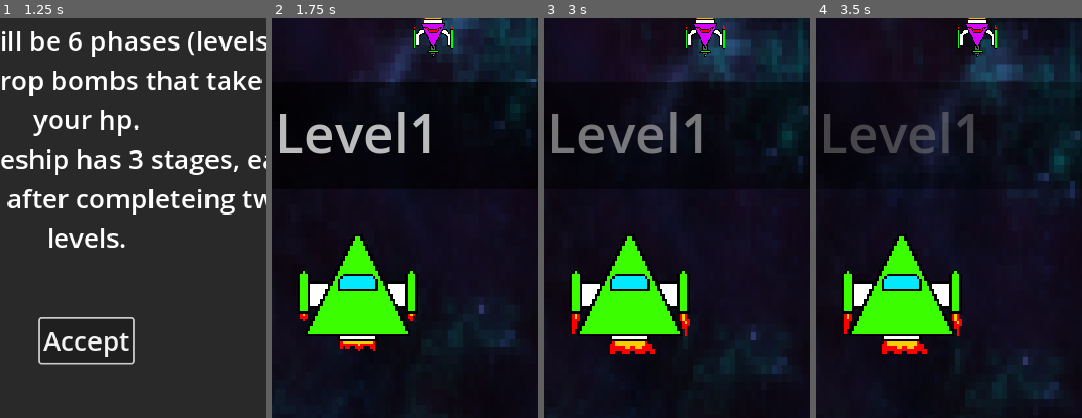
Above: before the commit, frames 1-4 (left to right).
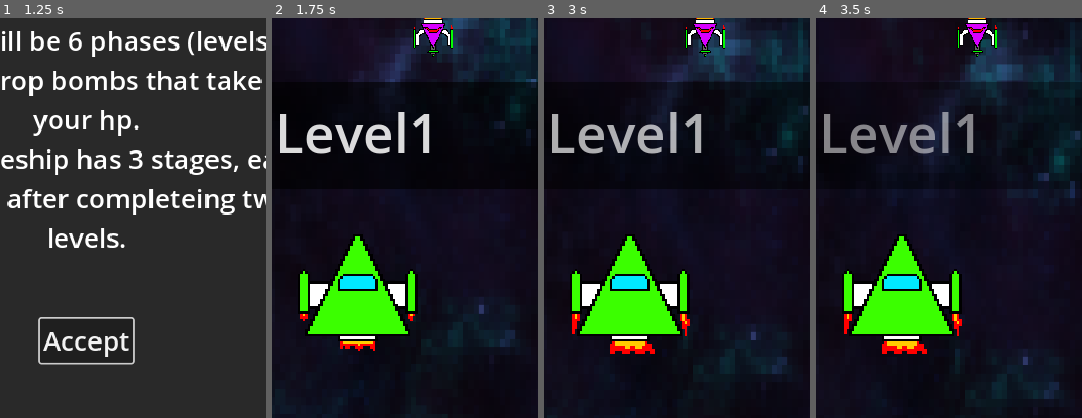
Above: after the commit, the same moments.

Repository: Bartek0x00/Morphing-Mayhem
Game: Godot game, scene res://Scenes/Start_menu.tscn
The game is run twice, just before and just after one commit, with the same random seed, the same clock (stepped at 60 frames per second) and the same inputs. Sound files missing from this copy of the repository are replaced by a short silence.
Inputs:
- Up to frame 1 (1.25 s): click "Play" at 0.5 s
- Up to frame 2 (1.75 s): click "Accept" at 1.25 s
- Up to frame 3 (3 s): click "=" at 2 s; click "Resume" at 2.75 s
- Up to frame 4 (3.5 s): no input
The pictures show only the part of the screen within x 34-84%, y 42-92%; the shares and areas given below are measured in that part.

Frame 1 is identical in both runs. In frame 2, 1.7% of the frame differs, in the area x 3-60%, y 23-34%; in frame 3, 1.9%; in frame 4, 1.9%.

Commit message:
release

Diff:
--- a/Scenes/Defeat.tscn
+++ b/Scenes/Defeat.tscn
@@ -1,6 +1,7 @@
-[gd_scene load_steps=2 format=3 uid="uid://kh2hrgeu47e7"]
+[gd_scene load_steps=3 format=3 uid="uid://kh2hrgeu47e7"]
 
 [ext_resource type="Script" path="res://Scripts/Defeat.gd" id="1_k0d1j"]
+[ext_resource type="AudioStream" uid="uid://sy6fvc05kpnv" path="res://Sounds/Defeat.mp3" id="2_duhmf"]
 
 [node name="Defeat" type="Control"]
 layout_mode = 3
@@ -72,5 +73,10 @@
 theme_override_font_sizes/font_size = 32
 text = "Exit"
 
+[node name="AudioStreamPlayer" type="AudioStreamPlayer" parent="."]
+stream = ExtResource("2_duhmf")
+volume_db = -20.0
+autoplay = true
+
 [connection signal="pressed" from="Try_again" to="." method="_on_try_again_pressed"]
 [connection signal="pressed" from="Exit" to="." method="_on_exit_pressed"]
--- a/Scenes/Enemy4.tscn
+++ b/Scenes/Enemy4.tscn
@@ -6,9 +6,9 @@
 [ext_resource type="Texture2D" uid="uid://ft8occeki6yv" path="res://Enemy/Enemy4/BOSS-3.png" id="4_ymx7s"]
 [ext_resource type="Texture2D" uid="uid://b23bnukr7guei" path="res://Enemy/Enemy4/BOSS-2.png" id="5_rwr4o"]
 
-[sub_resource type="Curve2D" id="Curve2D_8o6o7"]
+[sub_resource type="Curve2D" id="Curve2D_e5a83"]
 _data = {
-"points": PackedVector2Array(0, 0, 0, 0, 213, 13, 0, 0, 0, 0, 170, -102, 0, 0, 0, 0, 51, -47, 0, 0, 0, 0, 68, -155, 0, 0, 0, 0, 68, 85, 0, 0, 0, 0, -66, -5, 0, 0, 0, 0, -46, -118, 0, 0, 0, 0, 155, 35, 0, 0, 0, 0, -4, 4, 0, 0, 0, 0, 213, 13)
+"points": PackedVector2Array(0, 0, 0, 0, 204, 2, 0, 0, 0, 0, 258, 68, 0, 0, 0, 0, 201, 189, 0, 0, 0, 0, -153, -21, 0, 0, 0, 0, 186, -116, 0, 0, 0, 0, -82, -107, 0, 0, 0, 0, -154, 35, 0, 0, 0, 0, -5, 172, 0, 0, 0, 0, 2, -171, 0, 0, 0, 0, 204, 1)
 }
 point_count = 10
 
@@ -42,20 +42,19 @@
 metadata/_edit_group_ = true
 
 [node name="Path2D" type="Path2D" parent="."]
-curve = SubResource("Curve2D_8o6o7")
+curve = SubResource("Curve2D_e5a83")
 
 [node name="PathFollow2D" type="PathFollow2D" parent="Path2D"]
-position = Vector2(213, 13)
+position = Vector2(204, 2)
 rotates = false
 
 [node name="Enemy" type="Area2D" parent="Path2D/PathFollow2D" groups=["Enemy"]]
 script = ExtResource("2_gcqqh")
-speed = 100
+speed = 300
 stage = 4
-cooldown = 2
-max_health = 6
+cooldown = 1.5
+max_health = 12
 max_stage = 4
-bullet_scale = Vector2(2, 2)
 metadata/_edit_group_ = true
 
 [node name="Sprite" type="AnimatedSprite2D" parent="Path2D/PathFollow2D/Enemy"]
@@ -66,7 +65,7 @@
 scale = Vector2(6, 5)
 shape = SubResource("RectangleShape2D_bwwm4")
 
-[node name="Marker2D" type="Marker2D" parent="Path2D/PathFollow2D/Enemy"]
+[node name="Marker" type="Marker2D" parent="Path2D/PathFollow2D/Enemy"]
 position = Vector2(0, 96)
 
 [node name="Health_bar" type="ProgressBar" parent="Path2D/PathFollow2D/Enemy"]
--- a/Scenes/Level3.tscn
+++ b/Scenes/Level3.tscn
@@ -7,7 +7,7 @@
 script = ExtResource("1_03aut")
 
 [node name="Enemy11" parent="." instance=ExtResource("2_0wtgm")]
-position = Vector2(150, 118)
+position = Vector2(178, 138)
 max_stage = 2
 
 [node name="Enemy12" parent="." instance=ExtResource("2_0wtgm")]
--- a/Scenes/Main.tscn
+++ b/Scenes/Main.tscn
@@ -1,8 +1,14 @@
-[gd_scene load_steps=19 format=3 uid="uid://dbe1jjydkwcnr"]
+[gd_scene load_steps=20 format=3 uid="uid://dbe1jjydkwcnr"]
 
 [ext_resource type="PackedScene" uid="uid://boivmjacg4rp" path="res://Scenes/Player.tscn" id="1_anm8u"]
 [ext_resource type="Script" path="res://Scripts/Main.gd" id="1_tanya"]
+[ext_resource type="Texture2D" uid="uid://bl0yfbdru66u6" path="res://Textures/left_button.png" id="3_20grm"]
 [ext_resource type="Texture2D" uid="uid://c0svkallyqc04" path="res://Backgrounds/Background1.png" id="3_ldqjw"]
+[ext_resource type="Texture2D" uid="uid://fy7xjhx0cd6q" path="res://Textures/right_button.png" id="4_81vny"]
+[ext_resource type="Texture2D" uid="uid://b8i8b0v5l0jnm" path="res://Textures/down_button.png" id="5_6ajoi"]
+[ext_resource type="Texture2D" uid="uid://ijv6bt5jnr27" path="res://Textures/space_button.png" id="6_pwu2m"]
+[ext_resource type="Texture2D" uid="uid://v3oarqikm3fx" path="res://Textures/up_button.png" id="7_rrvko"]
+[ext_resource type="AudioStream" uid="uid://bwnkd5qtslk4y" path="res://Sounds/Idle.mp3" id="9_q0ga8"]
 
 [sub_resource type="SegmentShape2D" id="SegmentShape2D_rcp0f"]
 
@@ -14,37 +20,17 @@
 
 [sub_resource type="RectangleShape2D" id="RectangleShape2D_bcbsv"]
 
-[sub_resource type="NoiseTexture2D" id="NoiseTexture2D_p4piy"]
-width = 96
-height = 48
-
 [sub_resource type="RectangleShape2D" id="RectangleShape2D_6hs3e"]
-size = Vector2(96, 48)
-
-[sub_resource type="NoiseTexture2D" id="NoiseTexture2D_ra54m"]
-width = 96
-height = 48
+size = Vector2(96, 96)
 
 [sub_resource type="RectangleShape2D" id="RectangleShape2D_j46g1"]
-size = Vector2(96, 48)
-
-[sub_resource type="NoiseTexture2D" id="NoiseTexture2D_87d1j"]
-width = 96
-height = 48
+size = Vector2(96, 96)
 
 [sub_resource type="RectangleShape2D" id="RectangleShape2D_8prum"]
 size = Vector2(96, 48)
 
-[sub_resource type="NoiseTexture2D" id="NoiseTexture2D_521ti"]
-width = 314
-height = 96
-
 [sub_resource type="RectangleShape2D" id="RectangleShape2D_773sf"]
-size = Vector2(314, 96)
-
-[sub_resource type="NoiseTexture2D" id="NoiseTexture2D_v4re1"]
-width = 96
-height = 48
+size = Vector2(336, 96)
 
 [sub_resource type="RectangleShape2D" id="RectangleShape2D_wx5gr"]
 size = Vector2(96, 48)
@@ -120,8 +106,7 @@
 [node name="Left" type="TouchScreenButton" parent="."]
 z_index = 1
 position = Vector2(0, 860)
-scale = Vector2(1, 2.08333)
-texture_normal = SubResource("NoiseTexture2D_p4piy")
+texture_normal = ExtResource("3_20grm")
 shape = SubResource("RectangleShape2D_6hs3e")
 action = "Left"
 visibility_mode = 1
@@ -129,8 +114,7 @@
 [node name="Right" type="TouchScreenButton" parent="."]
 z_index = 1
 position = Vector2(200, 860)
-scale = Vector2(1, 2.08333)
-texture_normal = SubResource("NoiseTexture2D_ra54m")
+texture_normal = ExtResource("4_81vny")
 shape = SubResource("RectangleShape2D_j46g1")
 action = "Right"
 visibility_mode = 1
@@ -138,16 +122,15 @@
 [node name="Down" type="TouchScreenButton" parent="."]
 z_index = 1
 position = Vector2(100, 912)
-texture_normal = SubResource("NoiseTexture2D_87d1j")
+texture_normal = ExtResource("5_6ajoi")
 shape = SubResource("RectangleShape2D_8prum")
 action = "Down"
 visibility_mode = 1
 
 [node name="Shoot" type="TouchScreenButton" parent="."]
 z_index = 1
-position = Vector2(301, 861)
-scale = Vector2(1.07962, 1.03125)
-texture_normal = SubResource("NoiseTexture2D_521ti")
+position = Vector2(301, 860)
+texture_normal = ExtResource("6_pwu2m")
 shape = SubResource("RectangleShape2D_773sf")
 action = "Shoot"
 visibility_mode = 1
@@ -155,7 +138,7 @@
 [node name="Up" type="TouchScreenButton" parent="."]
 z_index = 1
 position = Vector2(100, 860)
-texture_normal = SubResource("NoiseTexture2D_v4re1")
+texture_normal = ExtResource("7_rrvko")
 shape = SubResource("RectangleShape2D_wx5gr")
 action = "Up"
 visibility_mode = 1
@@ -170,4 +153,10 @@
 texture = ExtResource("3_ldqjw")
 centered = false
 
+[node name="AudioStreamPlayer" type="AudioStreamPlayer" parent="."]
+process_mode = 3
+stream = ExtResource("9_q0ga8")
+volume_db = -20.0
+autoplay = true
+
 [connection signal="pressed" from="Pause" to="." method="toggle_pause"]
--- /dev/null
+++ b/Scenes/Mega_bomb.tscn
@@ -0,0 +1,23 @@
+[gd_scene load_steps=4 format=3 uid="uid://bb328p1jlqkpy"]
+
+[ext_resource type="Script" path="res://Scripts/Bomb.gd" id="1_v8q3i"]
+[ext_resource type="Texture2D" uid="uid://buu6xaal2l05x" path="res://Enemy/Bomb/Bomb.png" id="2_41hqq"]
+
+[sub_resource type="RectangleShape2D" id="RectangleShape2D_bt4bc"]
+size = Vector2(26.8, 25.75)
+
+[node name="Mega_bomb" type="Area2D"]
+collision_layer = 16
+collision_mask = 7
+script = ExtResource("1_v8q3i")
+speed = 400
+
+[node name="Sprite" type="Sprite2D" parent="."]
+position = Vector2(1.5, 0)
+scale = Vector2(4, 4)
+texture = ExtResource("2_41hqq")
+
+[node name="Shape" type="CollisionShape2D" parent="."]
+position = Vector2(-0.500001, 11.5)
+scale = Vector2(2.5, 4)
+shape = SubResource("RectangleShape2D_bt4bc")
--- /dev/null
+++ b/Scenes/Mega_bomb_explosion.tscn
@@ -0,0 +1,33 @@
+[gd_scene load_steps=7 format=3 uid="uid://bwyi7v5yr3ect"]
+
+[ext_resource type="Texture2D" uid="uid://cmbv56yq02k4" path="res://Enemy/Bomb/WYBUCH_1.png" id="1_qctm0"]
+[ext_resource type="Texture2D" uid="uid://b7bm7oierjipr" path="res://Enemy/Bomb/WYBUCH_2.png" id="2_y43ci"]
+[ext_resource type="Texture2D" uid="uid://vvy5nm1olpvt" path="res://Enemy/Bomb/WYBUCH_3.png" id="3_h2xnk"]
+[ext_resource type="Texture2D" uid="uid://cvf8jsvt6f112" path="res://Enemy/Bomb/WYBUCH4.png" id="4_a6jr5"]
+[ext_resource type="Script" path="res://Scripts/Bomb_explosion.gd" id="5_5eums"]
+
+[sub_resource type="SpriteFrames" id="SpriteFrames_x1sya"]
+animations = [{
+"frames": [{
+"duration": 1.0,
+"texture": ExtResource("1_qctm0")
+}, {
+"duration": 1.0,
+"texture": ExtResource("2_y43ci")
+}, {
+"duration": 1.0,
+"texture": ExtResource("3_h2xnk")
+}, {
+"duration": 1.0,
+"texture": ExtResource("4_a6jr5")
+}],
+"loop": false,
+"name": &"default",
+"speed": 10.0
+}]
+
+[node name="Mega_bomb_explosion" type="AnimatedSprite2D"]
+scale = Vector2(4, 4)
+sprite_frames = SubResource("SpriteFrames_x1sya")
+autoplay = "default"
+script = ExtResource("5_5eums")
--- a/Scenes/Player.tscn
+++ b/Scenes/Player.tscn
@@ -10,6 +10,7 @@
 [ext_resource type="Texture2D" uid="uid://c7cer261ppfqo" path="res://Player/GRACZ-3-KLATKA-1.png" id="8_hcclg"]
 [ext_resource type="Texture2D" uid="uid://dpmceik6f65to" path="res://Player/GRACZ-3-KLATKA-2.png" id="9_8csax"]
 [ext_resource type="Texture2D" uid="uid://ddq8elsuryr8p" path="res://Player/GRACZ-3-KLATKA-3.png" id="10_dqgq6"]
+[ext_resource type="AudioStream" uid="uid://d0g6vy1v8acky" path="res://Sounds/Damage.mp3" id="11_v7c4v"]
 
 [sub_resource type="SpriteFrames" id="SpriteFrames_wb1vo"]
 animations = [{
@@ -88,3 +89,7 @@
 
 [node name="Right_marker" type="Marker2D" parent="."]
 position = Vector2(32, -96)
+
+[node name="AudioStreamPlayer" type="AudioStreamPlayer" parent="."]
+stream = ExtResource("11_v7c4v")
+volume_db = -20.0
--- a/Scripts/Bomb.gd
+++ b/Scripts/Bomb.gd
@@ -9,18 +9,23 @@
 func _physics_process(delta):
 	position.y += speed * delta
 
+func spawn_explosion() -> void:
+	var bomb_explosion
+	if Score.level == 6:
+		bomb_explosion = preload("res://Scenes/Mega_bomb_explosion.tscn").instantiate()
+	else:
+		bomb_explosion = preload("res://Scenes/Bomb_explosion.tscn").instantiate()
+	bomb_explosion.position = global_position
+	get_parent().add_child(bomb_explosion)
+
 func _on_area_entered(area: Node2D) -> void:
 	if area.is_in_group("Player_bullet"):
-		var bomb_explosion = preload("res://Scenes/Bomb_explosion.tscn").instantiate()
-		bomb_explosion.position = global_position
-		get_parent().add_child(bomb_explosion)
+		spawn_explosion()
 		queue_free()
 
 func _on_body_entered(body: Node2D) -> void:
 	if body.is_in_group("Player"):
-		body.damage()
+		body.call_deferred("damage")
 	if body.is_in_group("Environment"):
-		var bomb_explosion = preload("res://Scenes/Bomb_explosion.tscn").instantiate()
-		bomb_explosion.position = global_position
-		get_parent().add_child(bomb_explosion)
+		spawn_explosion()
 	queue_free()
--- a/Scripts/Enemy.gd
+++ b/Scripts/Enemy.gd
@@ -2,10 +2,9 @@
 
 @export var speed: int = 50
 @export var stage: int = 1
-@export var cooldown: int = 4
+@export var cooldown: float = 4
 @export var max_health: int = 3
 @export var max_stage: int = 3
-@export var bullet_scale: Vector2 = Vector2(1, 1)
 
 var direction: int = 1
 var health: int
@@ -19,10 +18,13 @@
 	$Health_bar.value = health
 	var currentTime = Time.get_ticks_msec() / 1000.0
 	if currentTime - lastTime >= cooldown:
-		var bullet = preload("res://Scenes/Bomb.tscn").instantiate()
+		var bullet
+		if Score.level == 6:
+			bullet = preload("res://Scenes/Mega_bomb.tscn").instantiate()
+		else:
+			bullet = preload("res://Scenes/Bomb.tscn").instantiate()
 		bullet.position = $Marker.global_position
-		bullet.scale = bullet_scale
-		get_window().get_node("Main").add_child(bullet)
+		get_window().get_node("Main/Level" + str(Score.level)).add_child(bullet)
 		lastTime = currentTime
 
 func _physics_process(delta):
@@ -36,5 +38,5 @@
 		var succesor = load("res://Scenes/Enemy" + str(stage + 1) + ".tscn").instantiate()
 		succesor.global_position = global_position
 		succesor.max_stage = max_stage
-		get_window().get_node("Main").add_child(succesor)
+		get_window().get_node("Main/Level" + str(Score.level)).add_child(succesor)
 	get_parent().get_parent().get_parent().queue_free()
--- a/Scripts/Level.gd
+++ b/Scripts/Level.gd
@@ -18,17 +18,16 @@
 	color_rect.add_child(label)
 	add_child(color_rect)
 	var tween = get_tree().create_tween()
-	tween.tween_property(color_rect, "modulate", Color(0, 0, 0, 0), 3)
+	tween.tween_property(color_rect, "modulate:a", 0, 3)
 	tween.tween_callback(color_rect.queue_free)
 	tween.tween_callback(toggle_pause)
 
 func toggle_pause() -> void:
 	if process_mode == PROCESS_MODE_DISABLED:
-		process_mode = PROCESS_MODE_ALWAYS
+		process_mode = PROCESS_MODE_INHERIT
 	else:
 		process_mode = PROCESS_MODE_DISABLED
 func _process(_delta):
 	if get_children().size() == 0:
 		Score.add_level()
 		queue_free()
-		get_parent().switch_level()
--- a/Scripts/Main.gd
+++ b/Scripts/Main.gd
@@ -7,6 +7,10 @@
 		$Limit/Mobile.queue_free()
 		$Boundary/Mobile.queue_free()
 	switch_level()
+	$AudioStreamPlayer.finished.connect(_on_audio_loop_finished)
+
+func _on_audio_loop_finished():
+	$AudioStreamPlayer.play()
 
 func _process(_delta):
 	$Score_bar.text = "Stage: {0}\nLevel: {1}\nHp: {2}/{3}".format([Score.stage + 1,\
@@ -15,10 +19,12 @@
 
 func toggle_pause():
 	if get_tree().paused == true:
+		$AudioStreamPlayer.stream_paused = false
 		get_tree().paused = false
 		$Pause_menu.queue_free()
 		$Pause.show()
 	else:
+		$AudioStreamPlayer.stream_paused = true
 		get_tree().paused = true
 		add_child(preload("res://Scenes/Pause_menu.tscn").instantiate())
 		$Pause.hide()
--- a/Scripts/Player.gd
+++ b/Scripts/Player.gd
@@ -4,7 +4,7 @@
 @export var bullet_speed: Array[int] = [600, 800, 1000]
 @export var cooldown: Array[float] = [1, 0.5, 0.25]
 @export var max_health: Array[int] = [3, 4, 5]
-@export var invincibilty: float = 4
+@export var invincibilty: float = 1.0
 var health: int = max_health[Score.stage]
 const MAX_LEVEL: int = 3
 var lastTime: float = 0
@@ -15,17 +15,30 @@
 	_on_stage_changed()
 
 func damage() -> void:
-	if (health - 1) > 0:
-		if not isInvincible:
+	if not isInvincible:
+		if (health - 1) > 0:
 			health -= 1
 			isInvincible = true
 			var timer = get_tree().create_timer(invincibilty)
 			timer.timeout.connect(_on_invincible_timeout)
-	else:
-		get_tree().change_scene_to_file("res://Scenes/Defeat.tscn")
+			modulate_opacity(invincibilty)
+			$AudioStreamPlayer.play()
+			Input.vibrate_handheld(500)
+		else:
+			get_tree().change_scene_to_file("res://Scenes/Defeat.tscn")
+
+func modulate_opacity(time: float) -> void:
+	var tween = get_tree().create_tween()
+	for i in range(time * 2):
+		tween.tween_property($Sprite, "modulate:a", 0, (time / 4))
+		tween.play()
+
+		tween.tween_property($Sprite, "modulate:a", 1, (time / 4))
+		tween.play()
 
 func _on_invincible_timeout() -> void:
 	isInvincible = false;
+
 func shoot() -> void:
 	var currentTime = Time.get_ticks_msec() / 1000.0
 	if currentTime - lastTime >= cooldown[Score.stage]:
--- a/Scripts/Score.gd
+++ b/Scripts/Score.gd
@@ -14,8 +14,8 @@
 	level += 1
 	if level % 2 == 1:
 		stage += 1
+	if level <= MAX_LEVEL:
 		emit_signal("stage_changed")
-	if level <= MAX_LEVEL:
 		get_window().get_node("Main").switch_level()
 	else:
 		get_tree().change_scene_to_file("res://Scenes/Final.tscn")
--- a/project.godot
+++ b/project.godot
@@ -15,7 +15,7 @@
 run/disable_stdout=true
 run/disable_stderr=true
 config/features=PackedStringArray("4.2", "Forward Plus")
-boot_splash/image="res://Backgrounds/LOGO-2.png"
+boot_splash/image="res://Backgrounds/logo-4.png"
 config/icon="res://Backgrounds/LOGO-1.png"
 
 [autoload]
@@ -82,4 +82,5 @@
 [rendering]
 
 textures/canvas_textures/default_texture_filter=0
+renderer/rendering_method="mobile"
 textures/vram_compression/import_etc2_astc=true
Binary file added: Backgrounds/Android.png
Not shown, added: Backgrounds/Android.png.import
Not shown, added: Backgrounds/Log_tmp.png.import
Binary file added: Backgrounds/WIN.ico
Binary file added: Backgrounds/logo-3.png
Not shown, added: Backgrounds/logo-3.png.import
Binary file added: Backgrounds/logo-4.png
Not shown, added: Backgrounds/logo-4.png.import
Not shown: 1 places in Scenes/Player.tscn that only renumber resources
Not shown, added: Sounds/Damage.mp3.import
Not shown, added: Sounds/Defeat.mp3.import
Not shown, added: Sounds/Idle.mp3.import
(and 14 more such lines)
